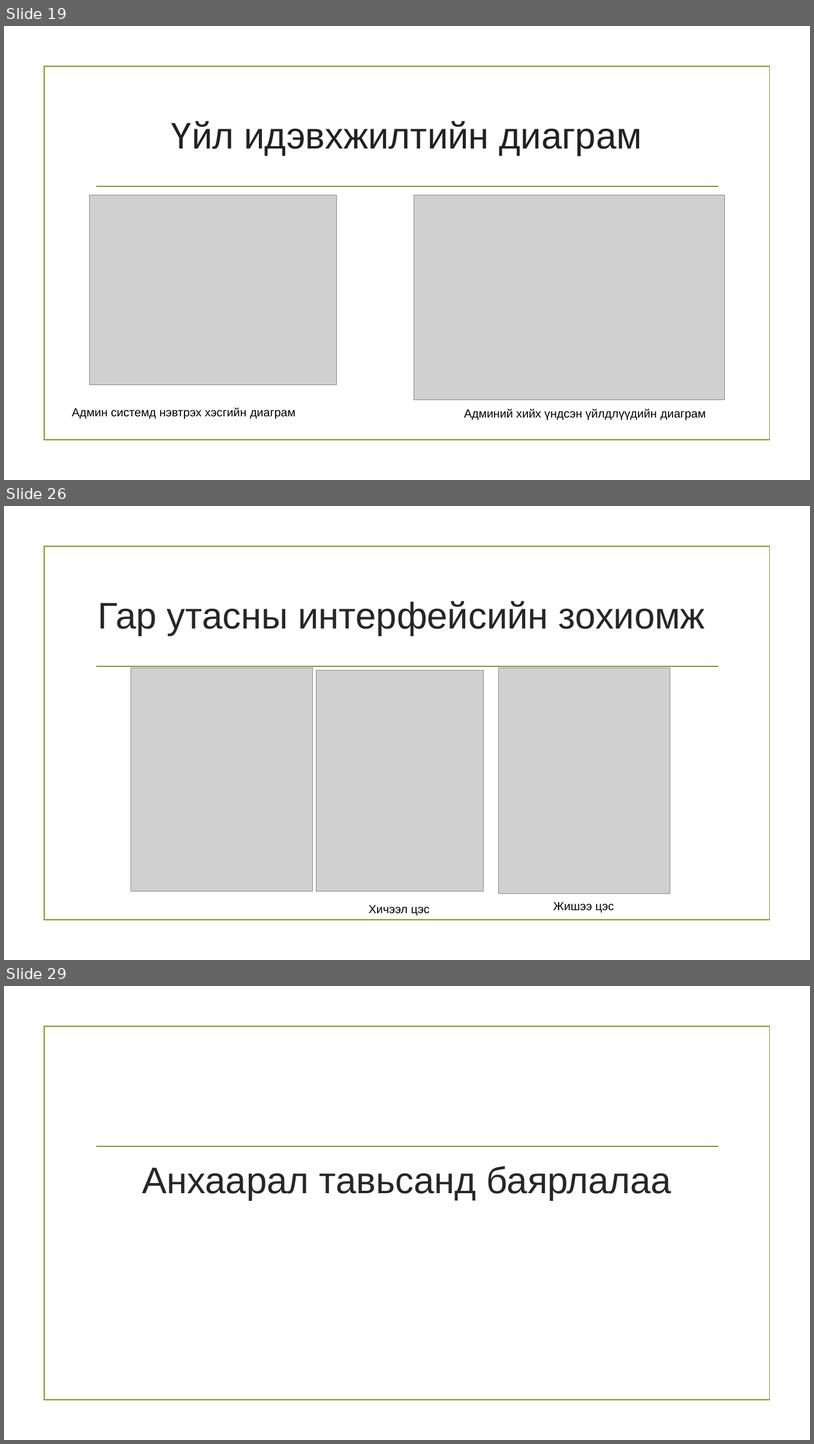
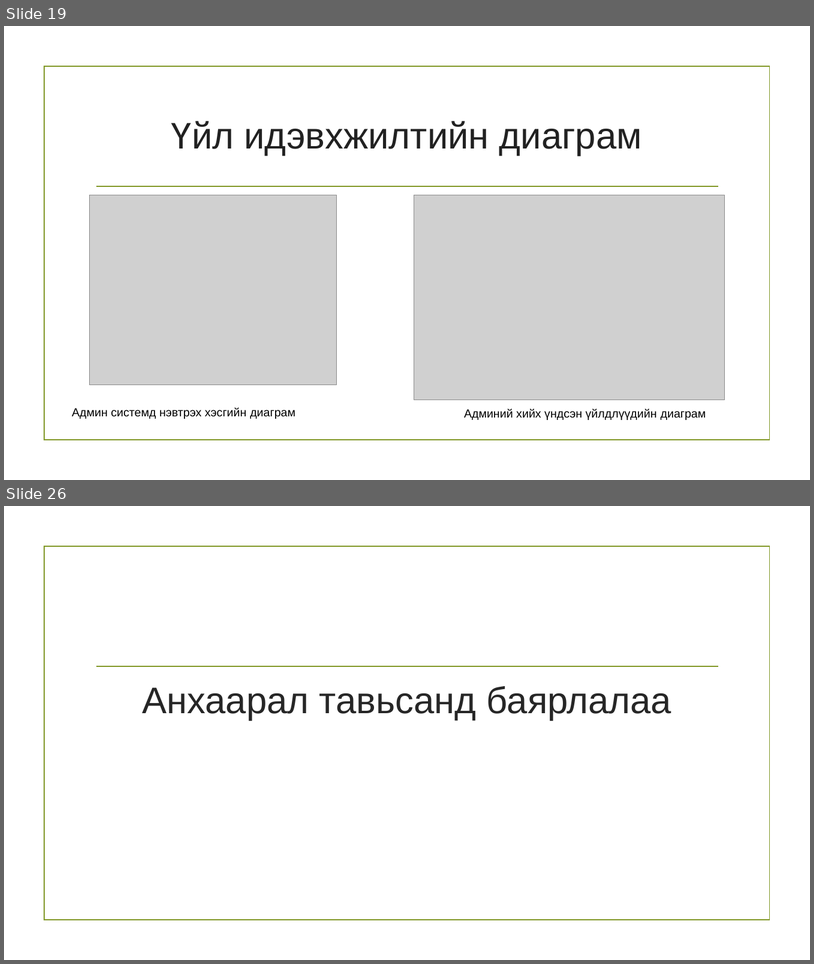
Before and after one commit to md33/tailan, a slide deck: Өгөгдлийн нууцлал,.pptx. Shown one above the other, each under a label of ours: slides 19, 26 and 29 before the commit, slides 19 and 26 after it; the slides between them are not shown. The pictures are 814x1444 and 814x964 pixels, drawn with LibreOffice and Linux fonts; fonts in the diff are those of the drawing; grey boxes stand for pictures; background and template pictures are left out. Boxes give left, top, right and bottom in pixels: in the first picture for what was removed or moved away, otherwise in the second. Text is boxed around its words. In the diff, an @@ line names an element or a change of style, - is before the commit and + after.

```diff
--- a/Өгөгдлийн нууцлал,.pptx
+++ b/Өгөгдлийн нууцлал,.pptx
@@ slide 26 removed at (x1=4, y1=506, x2=810, y2=960), background picture (left out); not listed: 2 template elements that a slide beside it also shows @@
@@ title removed at (x1=98, y1=601, x2=705, y2=636) @@
-Гар утасны интерфейсийн зохиомж
@@ picture removed at (x1=131, y1=668, x2=313, y2=891) @@
@@ picture removed at (x1=316, y1=670, x2=484, y2=891) @@
@@ picture removed at (x1=499, y1=668, x2=671, y2=894) @@
@@ text removed at (x1=554, y1=901, x2=614, y2=912) @@
-Жишээ цэс
@@ text removed at (x1=369, y1=904, x2=430, y2=915) @@
-Хичээл цэс
@@ what was slide 29 is now slide 26 @@
```
Also in this commit, not shown: 9 slides changed, 3 slides added, 5 other slides removed, 1 other file.
